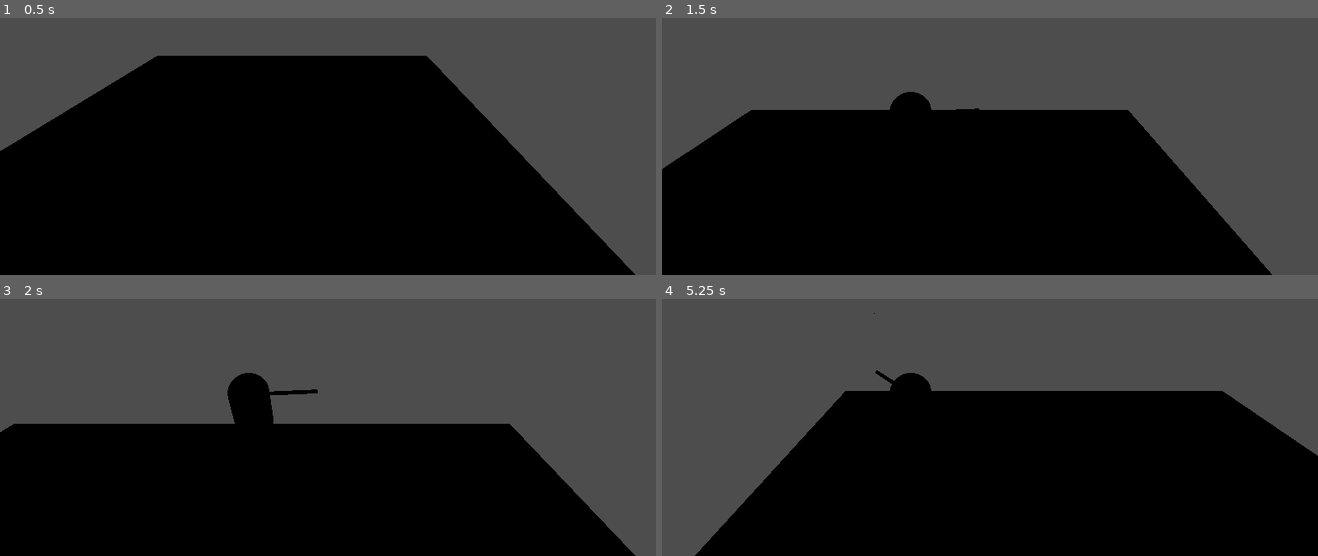
Above: before the commit, frames 1-4 (two rows, left to right).
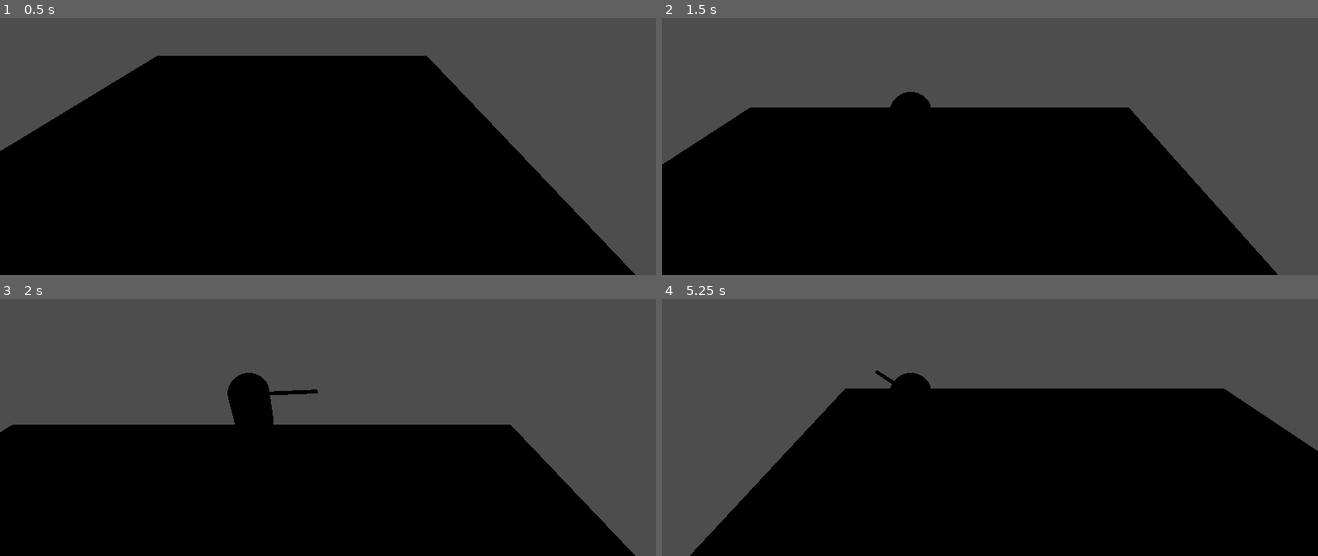
Above: after the commit, the same moments.

Repository: ztamagoru/Amatista-Studios
Game: Godot game, scene res://test.tscn
Two runs of this game, one before a commit and one after it. Both use one fixed random seed, a clock stepped at 60 frames per second and the inputs below. Before the commit the project has no main scene; this scene is started directly in both runs. The engine's default icon, where the game draws it, is replaced by a stand-in: a white triangle on a blue panel in a dark square.
Inputs (mouse positions are in pixels of both pictures, inside the frame that each line leads up to):
- Up to frame 1 (0.5 s): no input
- Up to frame 2 (1.5 s): move the mouse to (957, 164) at 0.52 s; hold W (move_forward) from 0.53 s (still down); click (957, 164) at 0.67 s; tap Space (move_jump) at 0.77 s; move the mouse to (1186, 146) at 1.27 s; click (1186, 146) at 1.42 s
- Up to frame 3 (2 s): keep holding W (move_forward); tap Space (move_jump) at 1.52 s
- Up to frame 4 (5.25 s): move the mouse to (793, 316) at 2.02 s; release W (move_forward) at 2.03 s; hold A (move_left) 2.03-3.53 s; click (793, 316) at 2.17 s; move the mouse to (1022, 370) at 2.77 s; click (1022, 370) at 2.92 s; tap Space (move_jump) at 3.02, 3.77, 4.52 s; move the mouse to (outside the picture) at 3.52 s; hold S (move_backwards) 3.53-4.28 s; click (outside the picture) at 3.67 s; move the mouse to (1134, 352) at 4.27 s; hold D (move_right) 4.28-5.03 s; click (1134, 352) at 4.42 s; move the mouse to (858, 388) at 5.02 s; hold W (move_forward) from 5.03 s (still down); click (858, 388) at 5.17 s

Frame 1 is identical in both runs. In frame 2, 1.1% of the frame differs, in the area x 0-94%, y 34-100%; in frame 3, 0.2%; in frame 4, 1.1%, in the area x 4-100%, y 5-100%.

Commit message:
fixed projectile speed and trajectory

Diff:
--- a/project.godot
+++ b/project.godot
@@ -11,8 +11,13 @@
 [application]
 
 config/name="New Game Project"
+run/main_scene="uid://do3crd75ny4ra"
 config/features=PackedStringArray("4.6", "Forward Plus")
 config/icon="res://icon.svg"
+
+[global_group]
+
+player=""
 
 [input]
 
--- a/scenes/components/projectiles/grenade.tscn
+++ b/scenes/components/projectiles/grenade.tscn
@@ -15,6 +15,7 @@
 physics_material_override = SubResource("PhysicsMaterial_26fn7")
 can_sleep = false
 contact_monitor = true
+max_contacts_reported = 1
 script = ExtResource("1_p5bkk")
 
 [node name="CollisionShape3D" type="CollisionShape3D" parent="." unique_id=1425371215]
@@ -24,7 +25,7 @@
 mesh = SubResource("SphereMesh_26fn7")
 
 [node name="Timer" type="Timer" parent="." unique_id=1670406088]
-wait_time = 10.0
+wait_time = 5.0
 autostart = true
 
 [connection signal="timeout" from="Timer" to="." method="_on_timer_timeout"]
--- a/scripts/player/player.gd
+++ b/scripts/player/player.gd
@@ -36,7 +36,6 @@
 		$MeshInstance3D3.look_at(target, Vector3.UP)
 
 func _input(event: InputEvent):
-
 	if event is InputEventMouseButton and not timer.time_left > 0:
 		print("proyectil disparado")
 		var projectile = projectile_scene.instantiate()
@@ -44,7 +43,8 @@
 		timer.start(shoot_cd)
 
 		projectile.dir = cursor_position_on_plane
-		#projectile.global_position = global_position
+		get_tree().current_scene.add_child(projectile)
+		projectile.global_position = global_position
+		projectile.global_position.y += 2
 
-		get_tree().current_scene.add_child(projectile)
-	else: print(timer.time_left)
+	#else: print(timer.time_left)
--- a/scripts/projectiles/grenade.gd
+++ b/scripts/projectiles/grenade.gd
@@ -1,16 +1,24 @@
 extends RigidBody3D
 
 var dir : Vector3
+var final_dir : Vector3
 
-const speed : float = 0
+const speed : float = 6
+const throw_height : float = 6
 
 func _ready() -> void:
-	apply_impulse(dir)
-	pass
+	await get_tree().process_frame
+
+	final_dir = global_position.direction_to(dir) * speed
+	final_dir.y += throw_height
+	apply_impulse(final_dir)
 
 func _process(_delta: float):
 	if get_contact_count() > 0:
-		queue_free()
+		for body in get_colliding_bodies():
+			if not body.is_in_group("player"):
+				queue_free()
+		return
 
 func _on_timer_timeout() -> void:
 	queue_free()
